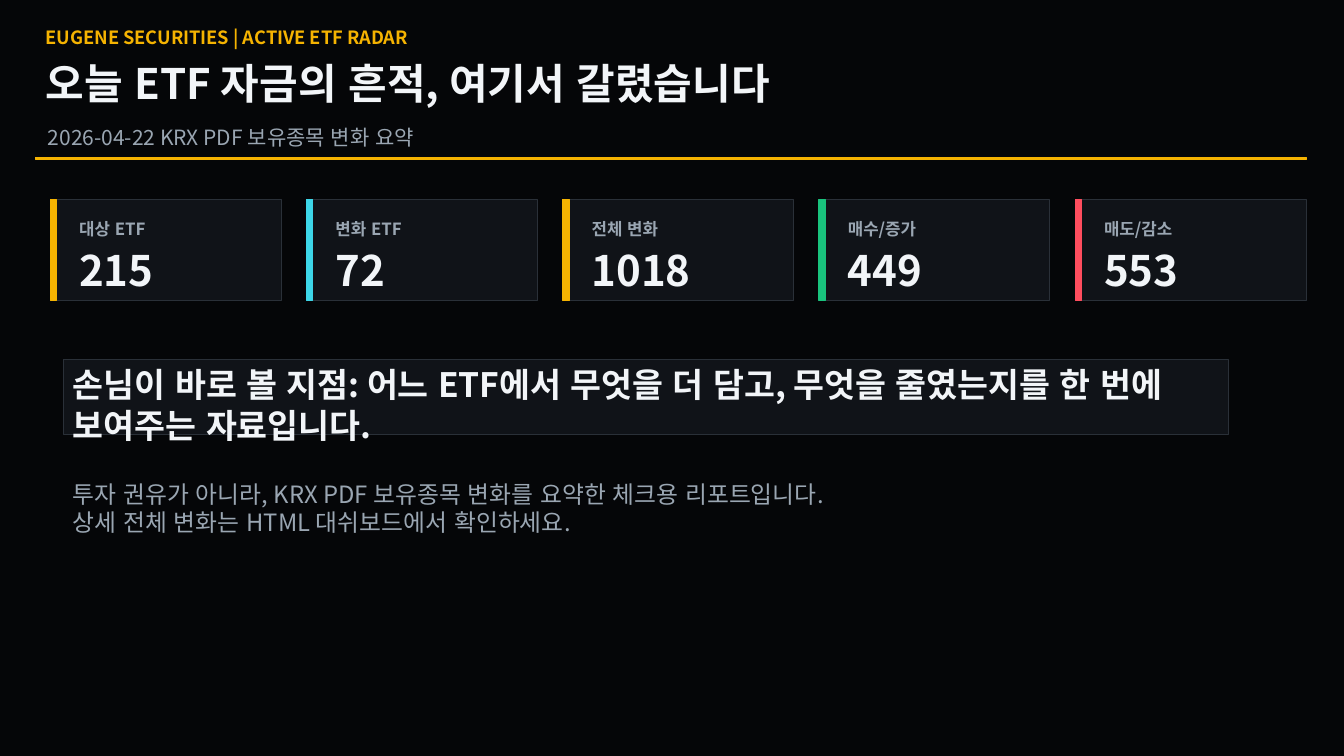
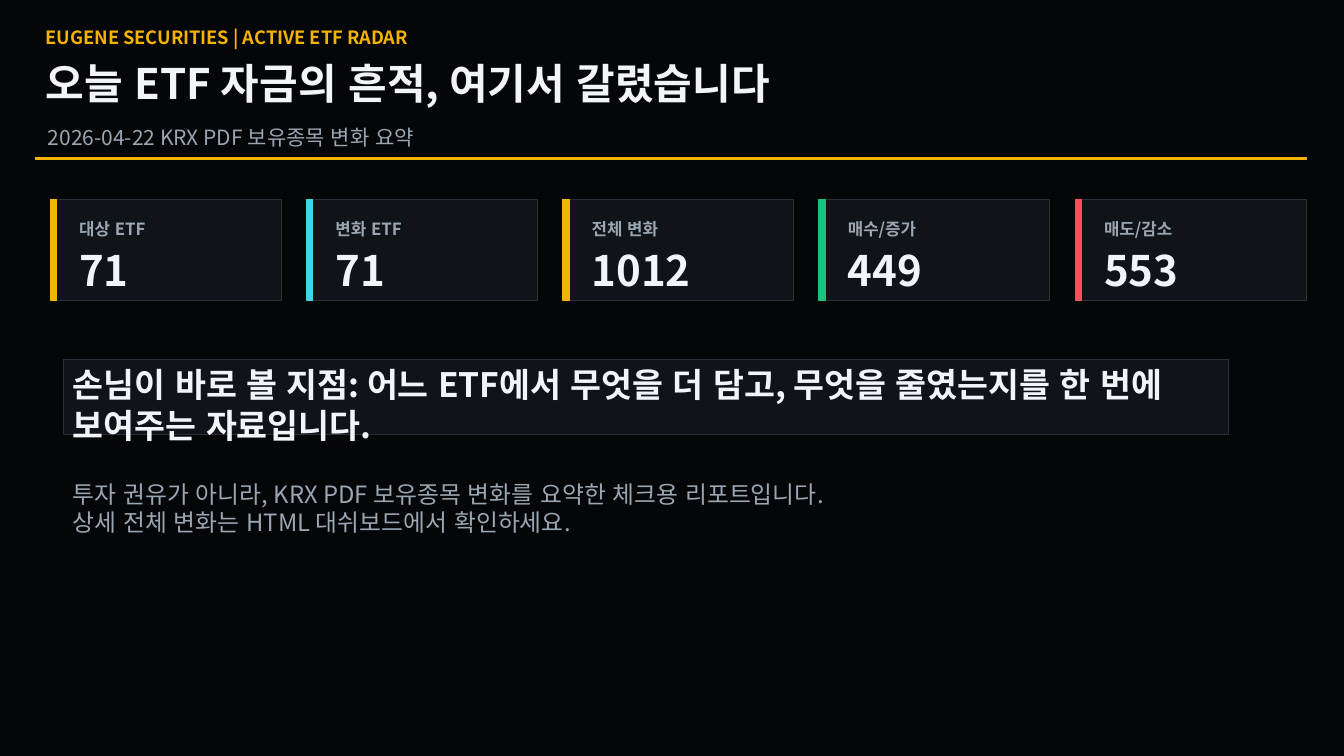
Before and after one commit to se2in/ETF_KRX, a slide deck: slide 1 of docs/latest_changes.pptx. Drawn at 1344x756 pixels with LibreOffice and Linux fonts; fonts in the diff are those of the drawing. Boxes give left, top, right and bottom in pixels: in the first picture for what was removed or moved away, otherwise in the second. Text is boxed around its words. In the diff, an @@ line names an element or a change of style, - is before the commit and + after.

```diff
--- a/docs/latest_changes.pptx
+++ b/docs/latest_changes.pptx
@@ text at (79, 255, 129, 286): text changed @@
-215
+71
@@ text at (335, 255, 385, 286): text changed @@
-72
+71
@@ text at (592, 254, 691, 287): text changed @@
-1018
+1012
```
Also in this commit, not shown: 2 other slides changed, 3 other files.
